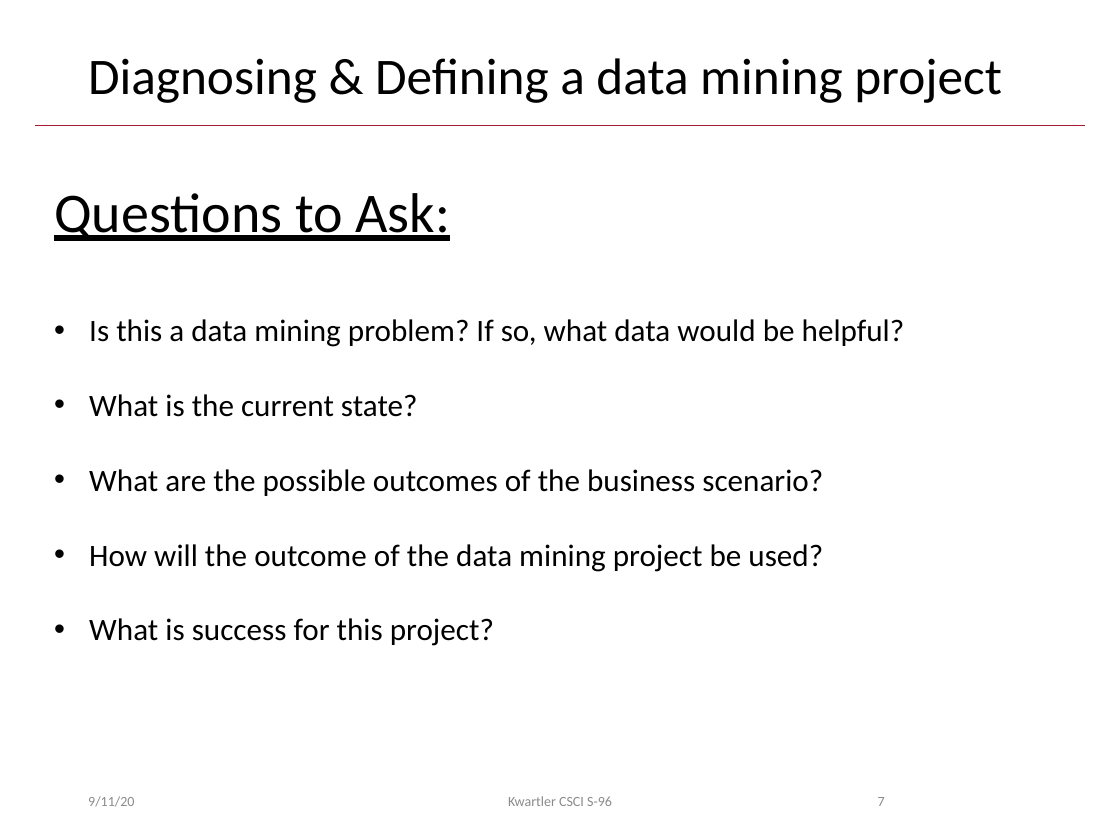
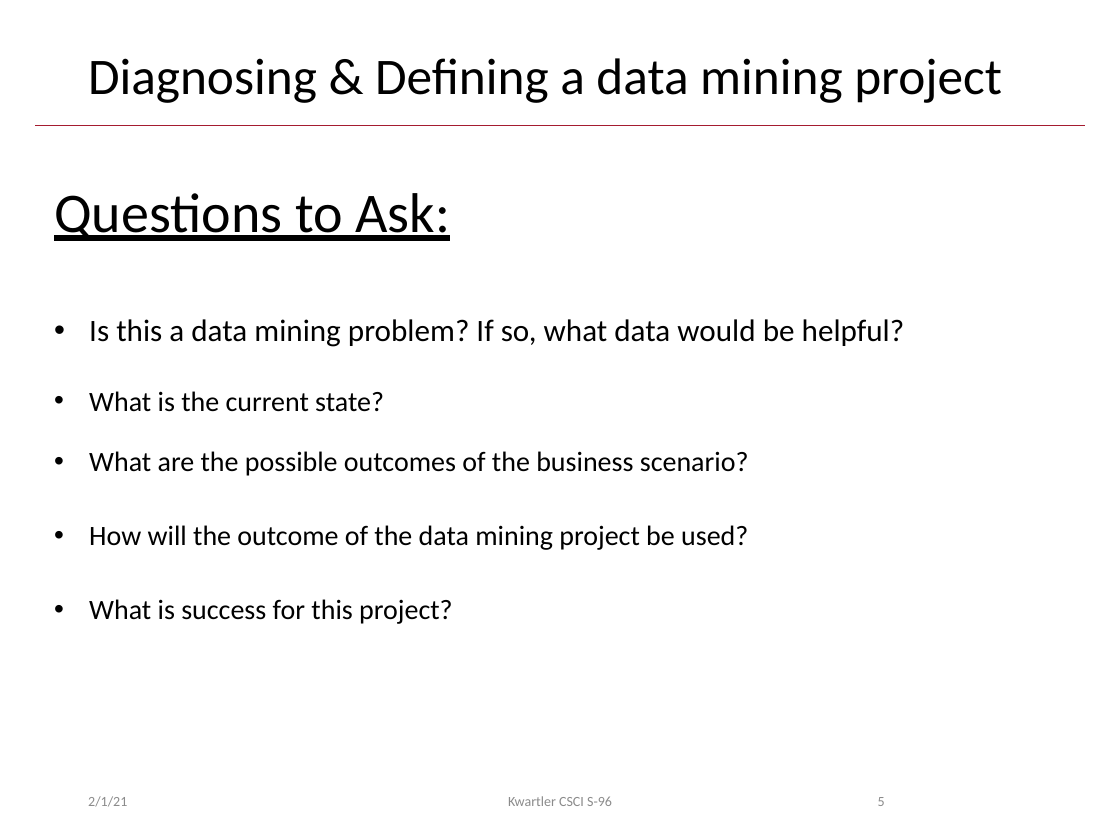
Before and after one commit to kwartler/Harvard_DataMining_Business_Student, a slide deck: slide 5 of Lessons/B_IntroToDM_EDA/IntroToDM_EDA.pptx (slide 7 before the commit). Drawn at 1120x840 pixels with LibreOffice and Linux fonts; fonts in the diff are those of the drawing; background and template pictures are left out. Boxes give left, top, right and bottom in pixels: in the first picture for what was removed or moved away, otherwise in the second. Text is boxed around its words. In the diff, an @@ line names an element or a change of style, - is before the commit and + after.

```diff
--- a/Lessons/B_IntroToDM_EDA/IntroToDM_EDA.pptx
+++ b/Lessons/B_IntroToDM_EDA/IntroToDM_EDA.pptx
@@ text at bbox=[89, 394, 823, 646]: paragraphs removed @@
-• What is the current state?
-• What are the possible outcomes of the business scenario?
-• How will the outcome of the data mining project be used?
-• What is success for this project?
@@ text added at bbox=[89, 391, 384, 412], 18 pt, text #000000 @@
+• What is the current state?
@@ text added at bbox=[89, 451, 749, 476], 18 pt, text #000000 @@
+• What are the possible outcomes of the business scenario?
@@ text added at bbox=[89, 525, 748, 550], 18 pt, text #000000 @@
+• How will the outcome of the data mining project be used?
@@ text added at bbox=[89, 599, 452, 624], 18 pt, text #000000 @@
+• What is success for this project?
@@ text at bbox=[88, 796, 127, 807]: text changed @@
-9/11/20
+2/1/21
@@ page number at bbox=[878, 797, 885, 806]: text changed @@
-7
+5
```
Also in this commit, not shown: 55 other slides changed, 2 slides removed, 1 other file.
